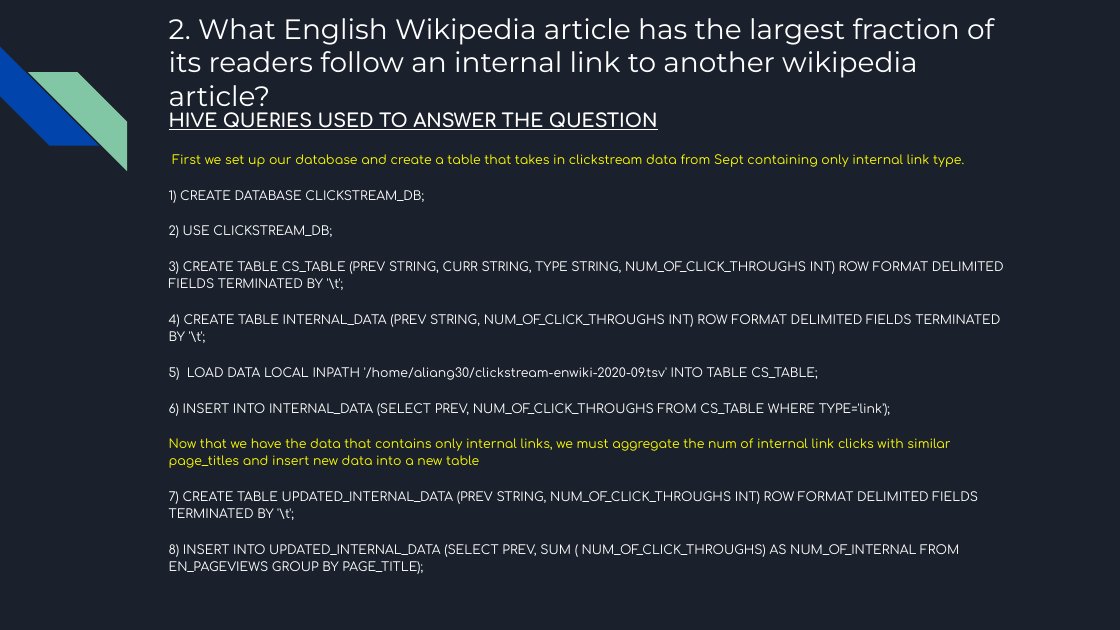
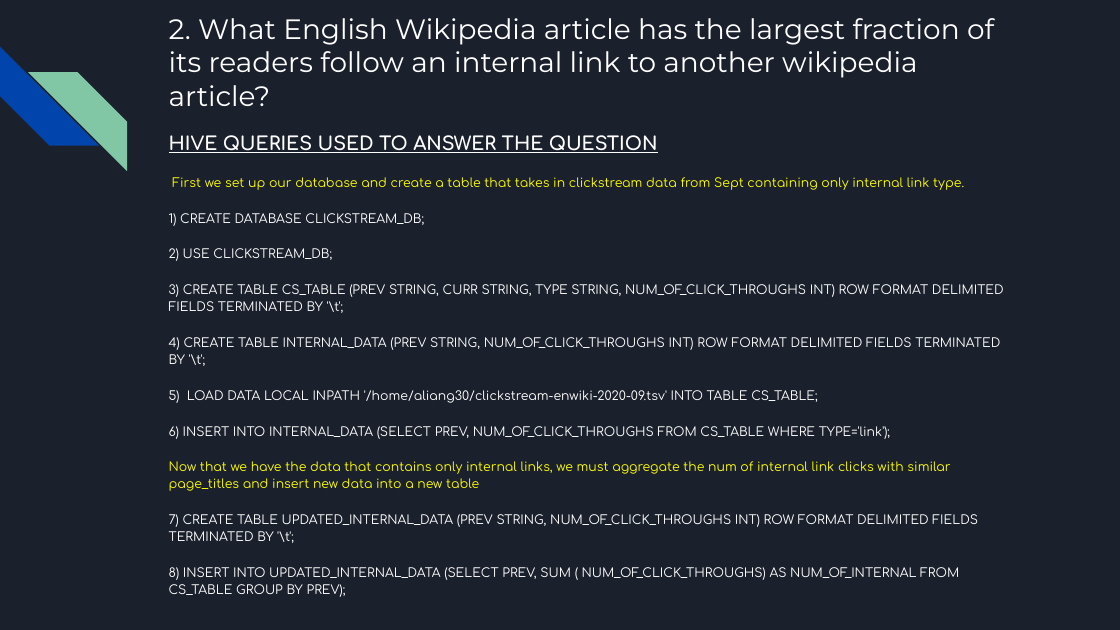
Before and after one commit to AlanLiang1/Project_1, a slide deck: slide 6 of P1 Presentation.pptx. Drawn at 1120x630 pixels with LibreOffice and Linux fonts; fonts in the diff are those of the drawing. Boxes give left, top, right and bottom in pixels: in the first picture for what was removed or moved away, otherwise in the second. Text is boxed around its words. In the diff, an @@ line names an element or a change of style, - is before the commit and + after.

```diff
--- a/P1 Presentation.pptx
+++ b/P1 Presentation.pptx
@@ text "HIVE QUERIES USED TO ANSWER ...": place and size @@
-text "HIVE QUERIES USED TO ANSWER ..." at [169, 105, 1004, 574]
+text "HIVE QUERIES USED TO ANSWER ..." at [169, 135, 1004, 597]
@@ text at [169, 567, 959, 597]: text changed @@
-8) INSERT INTO UPDATED_INTERNAL_DATA (SELECT PREV, SUM ( NUM_OF_CLICK_THROUGHS) AS NUM_OF_INTERNAL FROM EN_PAGEVIEWS GROUP BY PAGE_TITLE);
+8) INSERT INTO UPDATED_INTERNAL_DATA (SELECT PREV, SUM ( NUM_OF_CLICK_THROUGHS) AS NUM_OF_INTERNAL FROM CS_TABLE GROUP BY PREV);
```
Also in this commit, not shown: 14 other slides changed, 6 slides added, 1 other file.
